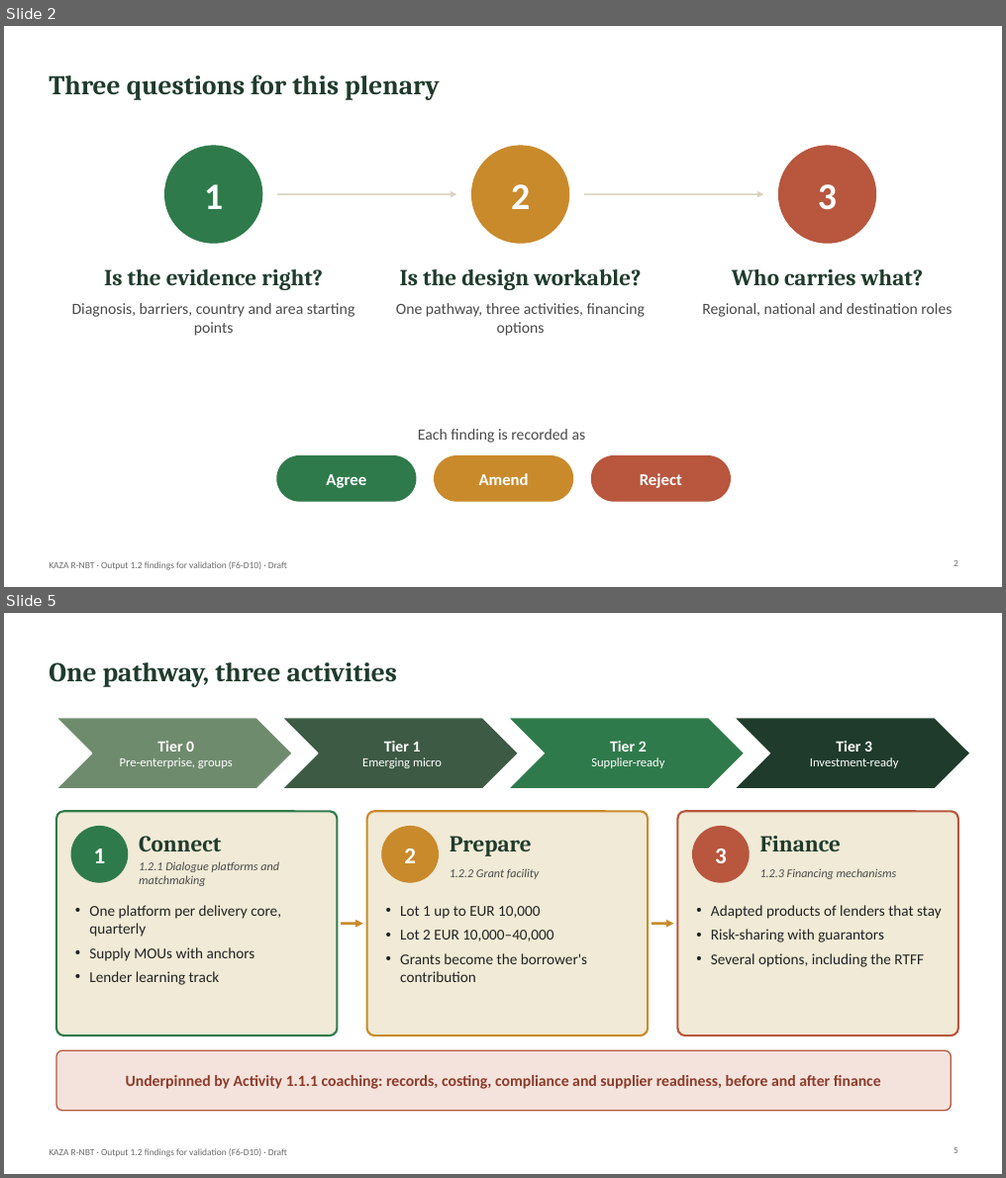
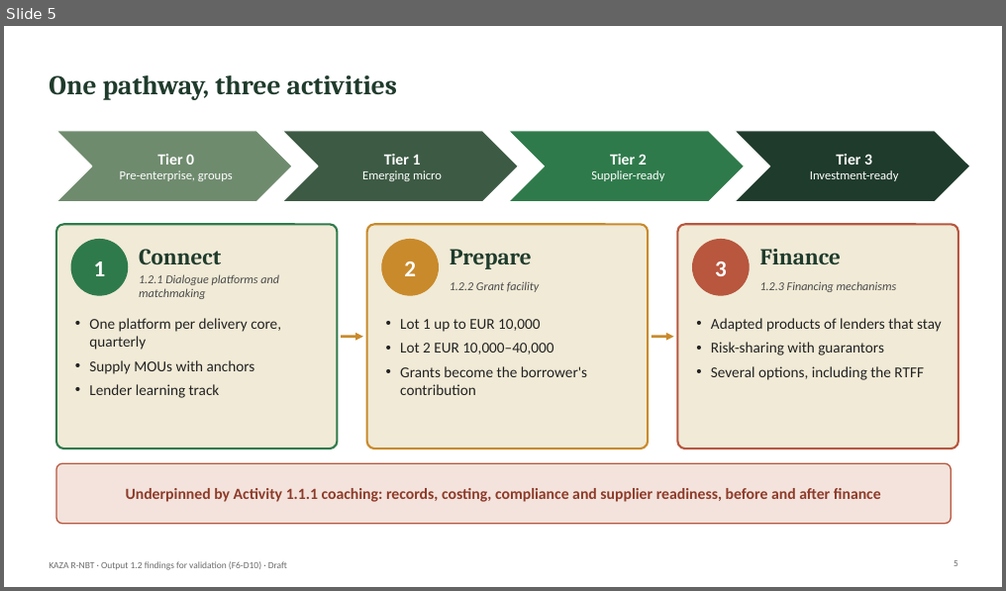
Before and after one commit to modestanz/GIZ-Works, a slide deck: deliverables/F6-D10_Output_1.2_Findings_for_Validation.pptx. Shown one above the other, each under a label of ours: slides 2 and 5 before the commit, slide 5 after it; the slides between them are not shown. The pictures are 1006x1178 and 1006x591 pixels, drawn with LibreOffice and Linux fonts; fonts in the diff are those of the drawing; background and template pictures are left out. Boxes give left, top, right and bottom in pixels: in the first picture for what was removed or moved away, otherwise in the second. Text is boxed around its words. In the diff, an @@ line names an element or a change of style, - is before the commit and + after.

```diff
--- a/deliverables/F6-D10_Output_1.2_Findings_for_Validation.pptx
+++ b/deliverables/F6-D10_Output_1.2_Findings_for_Validation.pptx
@@ slide 2 removed at [4,26,1002,587], background #FFFFFF; not listed: 1 template element that a slide beside it also shows @@
@@ title removed at [49,75,440,100] @@
-Three questions for this plenary
@@ ellipse removed at [165,146,262,243] @@
@@ ellipse removed at [472,146,569,243] @@
@@ ellipse removed at [779,146,876,243] @@
@@ text removed at [204,184,223,209] @@
-1
@@ arrow removed from (277, 194) to (456, 194) @@
@@ text removed at [511,184,530,209] @@
-2
@@ arrow removed from (584, 194) to (764, 194) @@
@@ text removed at [818,184,837,210] @@
-3
@@ text removed at [104,270,323,290] @@
-Is the evidence right?
@@ text removed at [400,270,641,290] @@
-Is the design workable?
@@ text removed at [732,270,924,286] @@
-Who carries what?
@@ text removed at [72,303,355,336] @@
-Diagnosis, barriers, country and area starting points
@@ text removed at [396,303,645,336] @@
-One pathway, three activities, financing options
@@ text removed at [702,303,951,317] @@
-Regional, national and destination roles
@@ text removed at [418,429,586,443] @@
-Each finding is recorded as
@@ rounded rectangle removed at [277,457,416,501] @@
@@ rounded rectangle removed at [435,457,573,501] @@
@@ rounded rectangle removed at [592,457,731,501] @@
@@ text removed at [326,474,366,488] @@
-Agree
@@ text removed at [479,473,529,485] @@
-Amend
@@ text removed at [640,473,682,488] @@
-Reject
@@ page number removed at [953,561,958,567] @@
-2
```
Also in this commit, not shown: 2 slides changed, 1 slide added, 6 other files.
